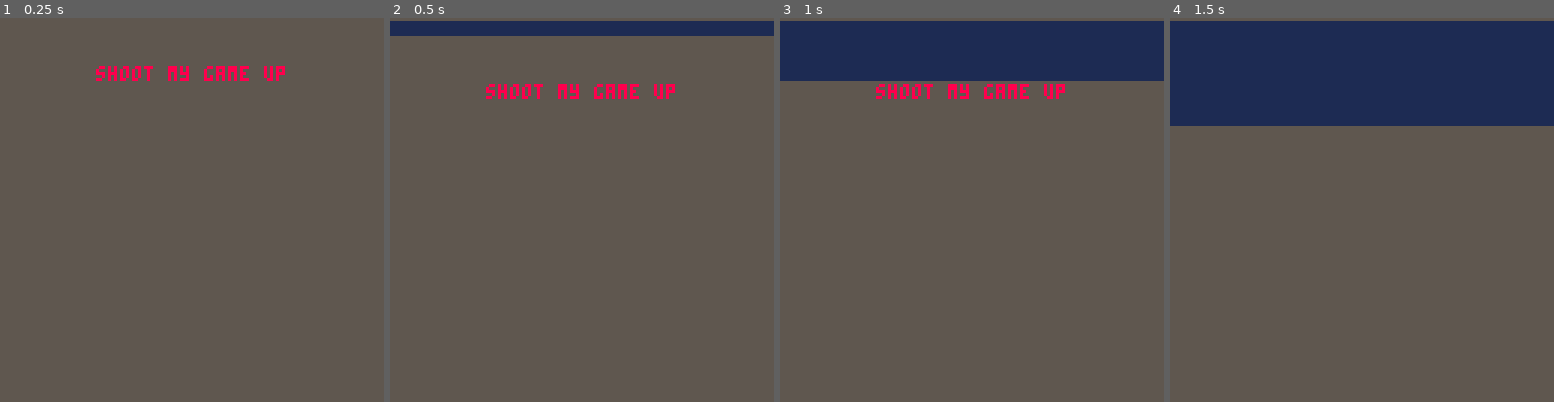
Above: before the commit, frames 1-4 (left to right).
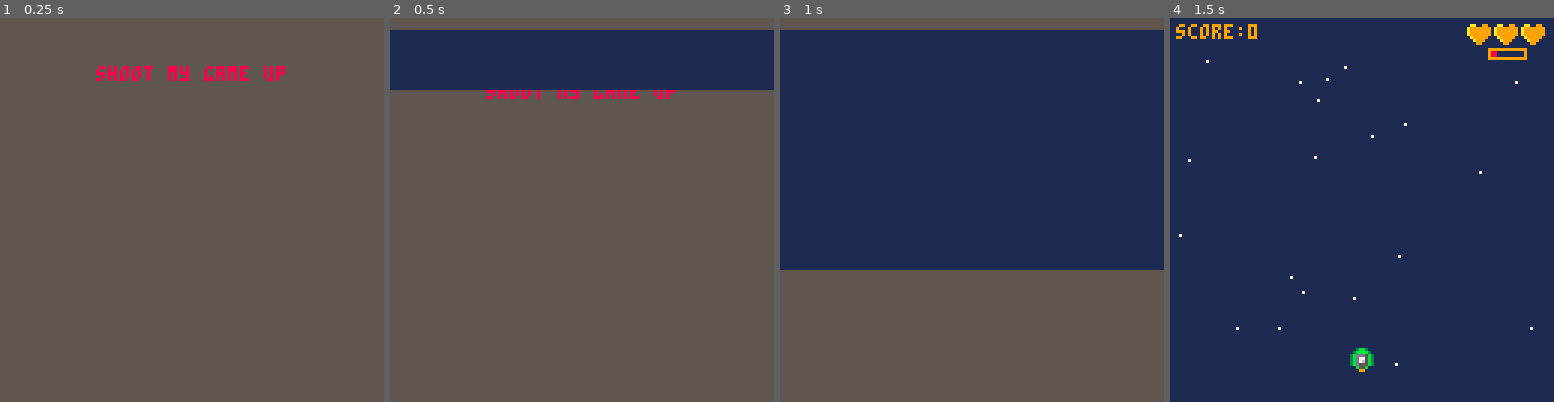
Above: after the commit, the same moments.

Repository: eSuardOdin/my_pico-8_games
Game: PICO-8 cartridge shmup/shmup.p8
Same seed, same stepped clock (60 frames per second), same inputs: the game is played once before the commit and once after it.
Inputs:
- Up to frame 1 (0.25 s): no input
- Up to frame 2 (0.5 s): tap X (X key) at 0.33 s
- Up to frame 3 (1 s): no input
- Up to frame 4 (1.5 s): tap X (X key) at 1.07 s

Frame 1 is identical in both runs. In frame 2, 16% of the frame differs, in the area x 0-100%, y 0-19%; in frame 3, 52%; in frame 4, 74%, in the area x 0-100%, y 0-100%.

Commit message:
basic gameover screen

Diff:
--- a/shmup/shmup.p8
+++ b/shmup/shmup.p8
@@ -8,7 +8,7 @@
 	make_ship()
 	make_wpn()
 	make_foes()
-
+	make_game_over()
 	menu()
 end
 
@@ -28,7 +28,7 @@
 		check_foe_collision()
 
 	elseif(state=="gameover")then
-
+		update_game_over()
 	else
 		update_menu()
 	end
@@ -48,6 +48,8 @@
 		draw_foes()
 	elseif(state=="menu")then
 		draw_menu()
+	else
+		draw_game_over()
 	end
 end
 
@@ -148,6 +150,7 @@
 	if(is_launch and
 	  game_screen==128)then
 	 state="game"
+	 game_screen=0
 	end
 end
 
@@ -163,10 +166,49 @@
 		cprint("push x button",
 						title_pos+8,7)
 	elseif(is_launch)then
-		game_screen+=1
+		game_screen+=4
 		for x=0,128do
 			pset(x,game_screen,1)
-		end
+			pset(x,game_screen+1,1)
+			pset(x,game_screen+2,1)
+			pset(x,game_screen+3,1)
+		end
+	end
+end
+
+
+--game over
+
+function make_game_over()
+	score_pos=-20
+	is_score=false
+end
+
+function update_game_over()
+
+	if(not (game_screen<128))then
+		is_score=true
+	end
+
+end
+
+function draw_game_over()
+	if(is_score)then
+		cls(5)
+
+		cprint("game over",score_pos,9)
+		cprint("your score:"..score,score_pos+8,9)
+		if(score_pos<50)then
+			score_pos+=1
+		end
+	else
+		for x=0,128do
+			pset(x,game_screen,5)
+			pset(x,game_screen+1,5)
+			pset(x,game_screen+2,5)
+			pset(x,game_screen+3,5)
+		end
+		game_screen+=4
 	end
 end
 -->8
@@ -510,7 +552,15 @@
 	print("score:"..score,2,2,9)
 end
 
-
+function draw_transition(gs)
+	gs+=4
+		for x=0,128do
+			pset(x,gs,1)
+			pset(x,gs+1,1)
+			pset(x,gs+2,1)
+			pset(x,gs+3,1)
+		end
+end
 
 -->8
 --helper functions
